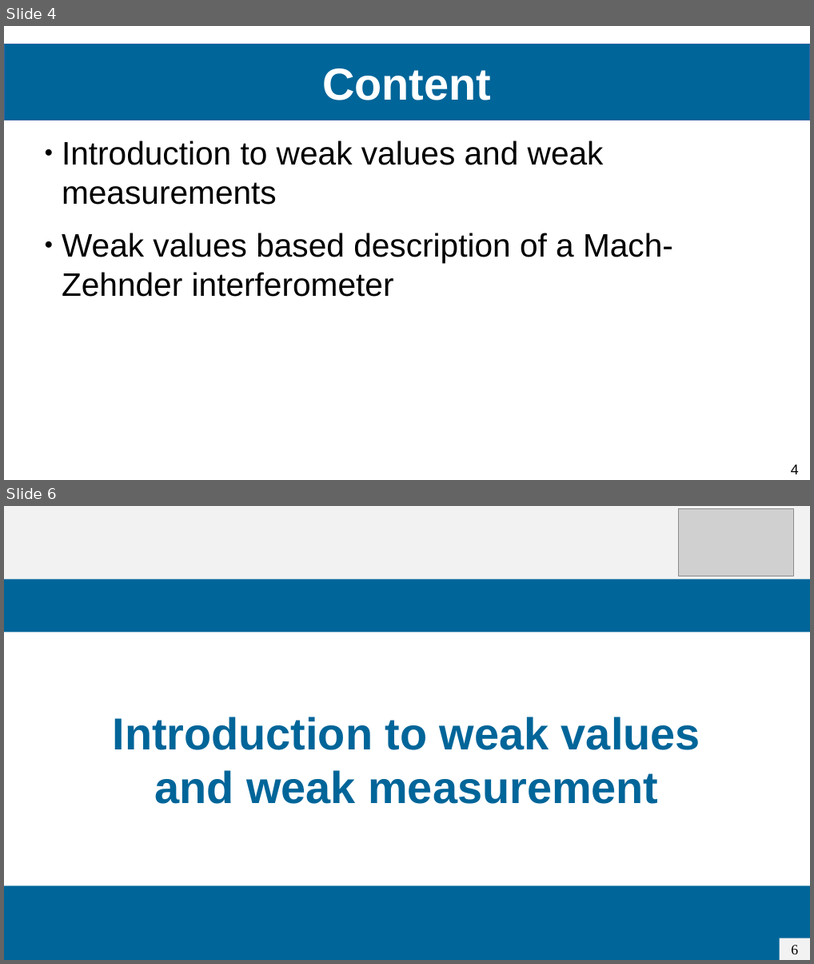
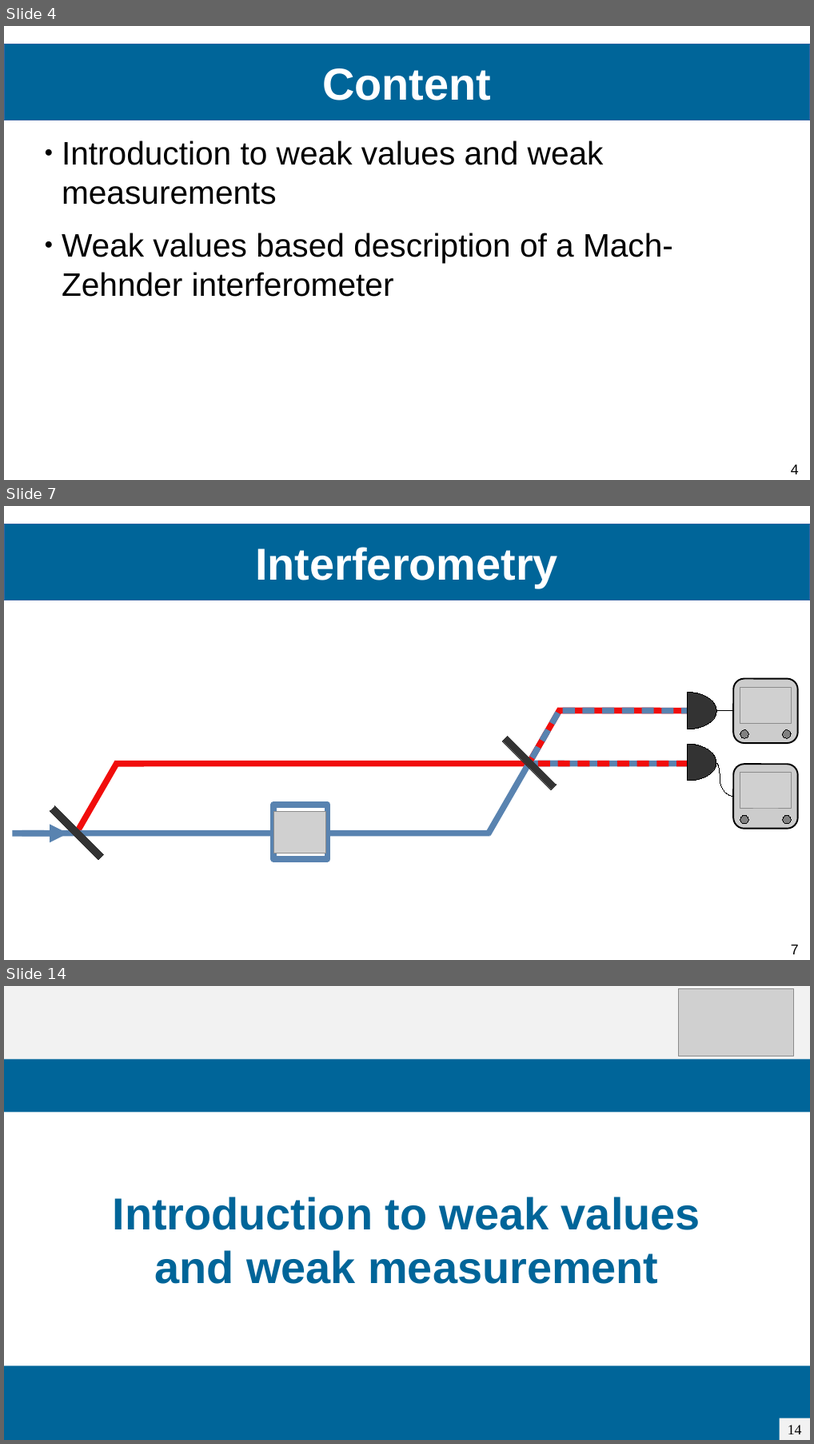
Before and after one commit to Ismaele-vincent/PhD, a slide deck: 2024/Conference abstract/Conference FOMO/Presentation FOMO 2024 ver3.odp. Shown one above the other, each under a label of ours: slides 4 and 6 before the commit, slides 4, 7 and 14 after it; the slides between them are not shown. The pictures are 814x964 and 814x1444 pixels, drawn with LibreOffice and Linux fonts; fonts in the diff are those of the drawing; grey boxes stand for pictures; background and template pictures are left out. Boxes give left, top, right and bottom in pixels: in the first picture for what was removed or moved away, otherwise in the second. Text is boxed around its words. In the diff, an @@ line names an element or a change of style, - is before the commit and + after.

```diff
--- a/2024/Conference abstract/Conference FOMO/Presentation FOMO 2024 ver3.odp
+++ b/2024/Conference abstract/Conference FOMO/Presentation FOMO 2024 ver3.odp
@@ slide 7 added at (4, 506, 810, 960), background #FFFFFF; not listed: 1 template element that a slide beside it also shows @@
@@ title added at (4, 524, 810, 600), fill #006599, outline #3465A4 0 pt, 44 pt, text #FFFFFF, bold @@
+Interferometry
@@ chord (boxed as its full ellipse) added at (660, 692, 718, 729), fill #333333, outline #000000 0 pt @@
@@ group added at (734, 679, 798, 743): 2 ellipses, 1 rounded rectangle, 1 picture @@
@@ line added from (528, 766) to (560, 708), #F10D0C 6.01 pt @@
@@ line added from (532, 758) to (560, 708), #5983B0 6.01 pt @@
@@ line added from (558, 710) to (704, 710), #F10D0C 6.01 pt @@
@@ line added from (563, 710) to (694, 710), #5983B0 6.01 pt @@
@@ curved line added from (717, 710) to (734, 711), #000000 0 pt @@
@@ line added from (489, 834) to (547, 732), #5983B0 6.01 pt @@
@@ rectangle added at (502, 736, 556, 790), fill #333333, outline #333333 0 pt @@
@@ chord (boxed as its full ellipse) added at (660, 744, 717, 780), fill #333333, outline #000000 0 pt @@
@@ line added from (76, 835) to (118, 761), #F10D0C 6.01 pt @@
@@ line added from (115, 764) to (532, 764), #F10D0C 6.01 pt @@
@@ line added from (528, 764) to (689, 764), #5983B0 6.01 pt @@
@@ line added from (538, 764) to (699, 764), #F10D0C 6.01 pt @@
@@ curved line added from (717, 762) to (734, 796), #000000 0 pt @@
@@ rectangle added at (50, 805, 103, 860), fill #333333, outline #333333 0 pt @@
@@ rectangle added at (274, 804, 327, 859), fill #FFFFFF, outline #5983B0 6.01 pt @@
@@ picture added at (274, 811, 326, 853) @@
@@ group added at (734, 764, 798, 828): 2 ellipses, 1 rounded rectangle, 1 picture @@
@@ arrow added from (12, 833) to (68, 833), #5983B0 6.01 pt @@
@@ line added from (22, 833) to (490, 833), #5983B0 6.01 pt @@
@@ what was slide 6 is now slide 14 @@
@@ page number at (788, 1424, 802, 1434): text changed @@
-6
+14
```
Also in this commit, not shown: 22 slides changed, 43 other slides added, 3 slides removed, 7 other files.
